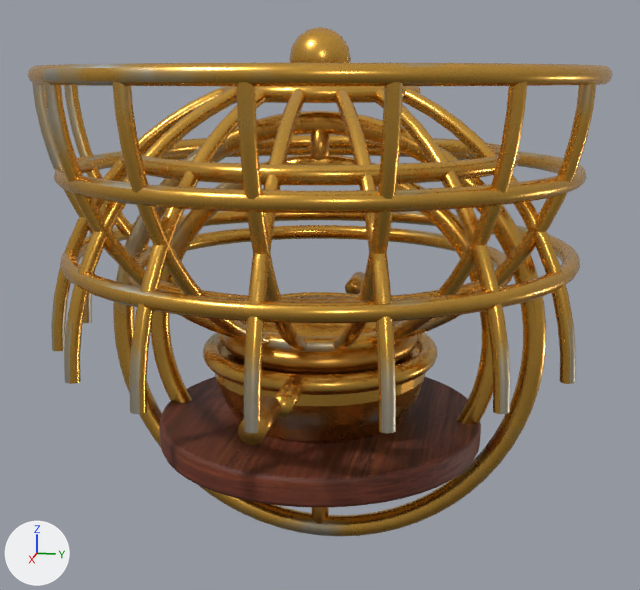
What one commit did to the glTF model app/src/main/assets/models/censer.glb.
Rendered twice from a 50 mm camera at (0.2326, 0.0465, 0.0695) aimed at (-0.0002, -0.0001, 0.0114). The lights are fixed; the arrows at lower left show +X, +Y and +Z. The first picture is the older version. Vertices at exactly the same position are counted once.

In view in the first picture: 'cs_stand', 'cs_上半球', 'cs_下半球', 'cs_内环', 'cs_外环', 'cs_香盂'.
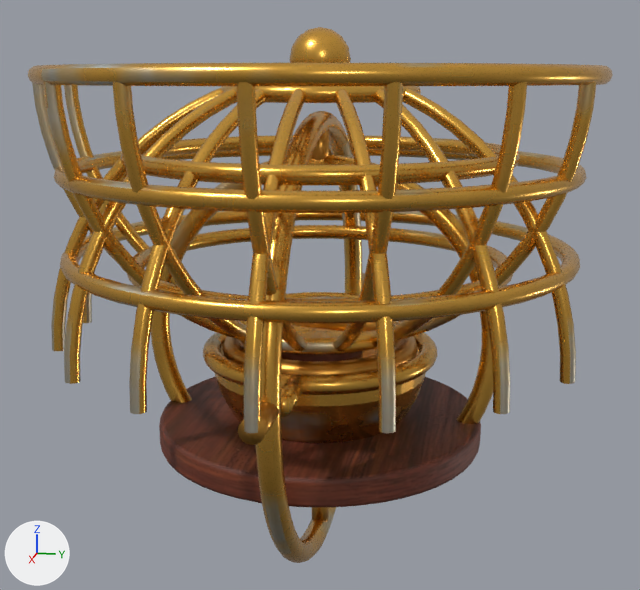
Boxes [x1, y1, x2, y2] around the edits, measured in the pictures (640 x 590 px; the box of a moved part takes in the faces that stretch with it):
'cs_stand', reshaped: before [159, 335, 481, 507]; after [159, 322, 481, 507]
'cs_外环', reshaped (71% narrower, 6% taller): before [113, 111, 546, 536]; after [238, 111, 365, 563]
part 1 of me_torus, moved or reshaped: before [131, 111, 546, 531]; after [259, 111, 357, 562]
part 2 of me_torus, surface changed: before [113, 113, 546, 536]; after [255, 112, 362, 563]
part 3 of me_cylinder_008, moved or reshaped: before [222, 335, 418, 373]; after [223, 322, 417, 375]

Edits to the bpy script that builds the scene:
```text
Change me_torus:
    used by ob_cs_外环; location = (0.0, 0.0, 0.0)
    remove me_torus.from_pydata(...)  # 832 vertices, 1656 faces; spans x -0.071..0.071, y -0.061..0.061, z -0.061..0.061
    add me_torus.from_pydata(...)  # 832 vertices, 1656 faces; spans x -0.071..0.071, y -0.003..0.003, z -0.061..0.061
    me_torus part 1: the loose piece of 768 vertices spanning x -0.003..0.003, y -0.061..0.061, z -0.061..0.061 is multiplied about its middle by the matrix ((0.0, 0.0, -1.0), (-1.0, 0.0, 0.0), (0.0, 1.0, 0.0))
    me_torus part 2: 1215 kept faces spanning x -0.0606..0.0606, y -0.003..0.003, z -0.0607..0.0607 get new texture (UV) coordinates
Change me_cylinder_008:
    used by ob_cs_stand; location = (0.0, 0.0, 0.0)
    remove me_cylinder_008.from_pydata(...)  # 928 vertices, 1848 faces; spans x -0.045..0.045, y -0.045..0.045, z -0.03..0.003
    add me_cylinder_008.from_pydata(...)  # 928 vertices, 1848 faces; spans x -0.045..0.045, y -0.045..0.045, z -0.03..0.0
    me_cylinder_008 part 3: the loose piece of 576 vertices spanning x -0.027..0.027, y -0.027..0.027, z -0.003..0.003 is moved by (0.0, 0.0, -0.003)
```
